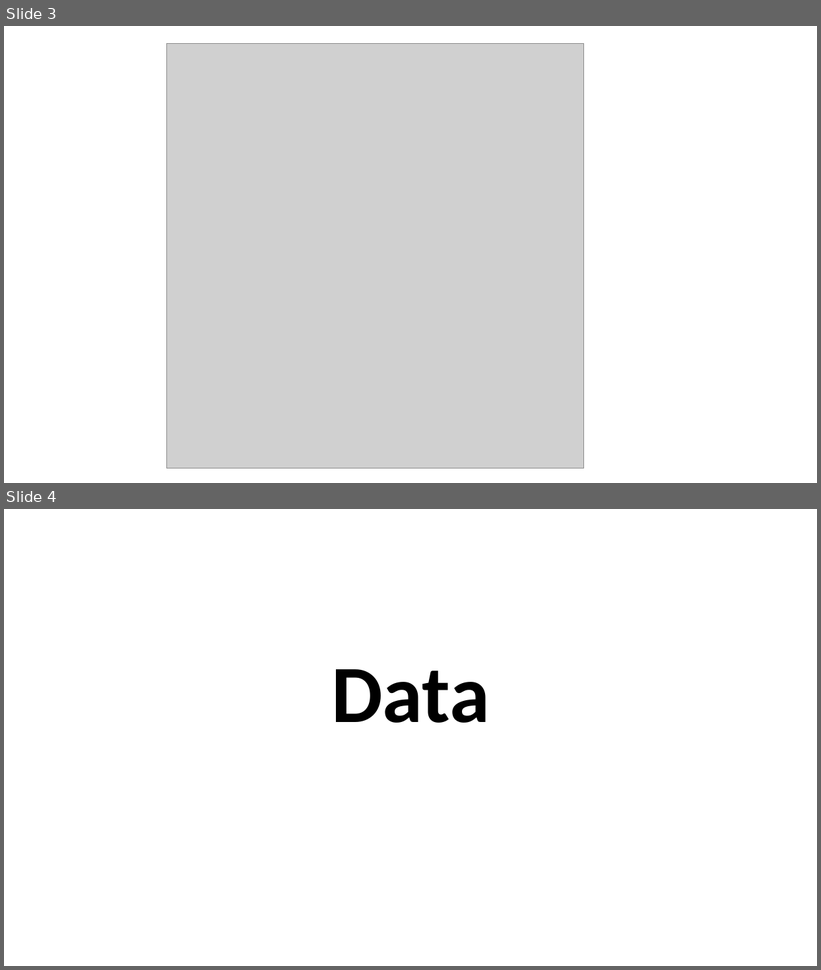
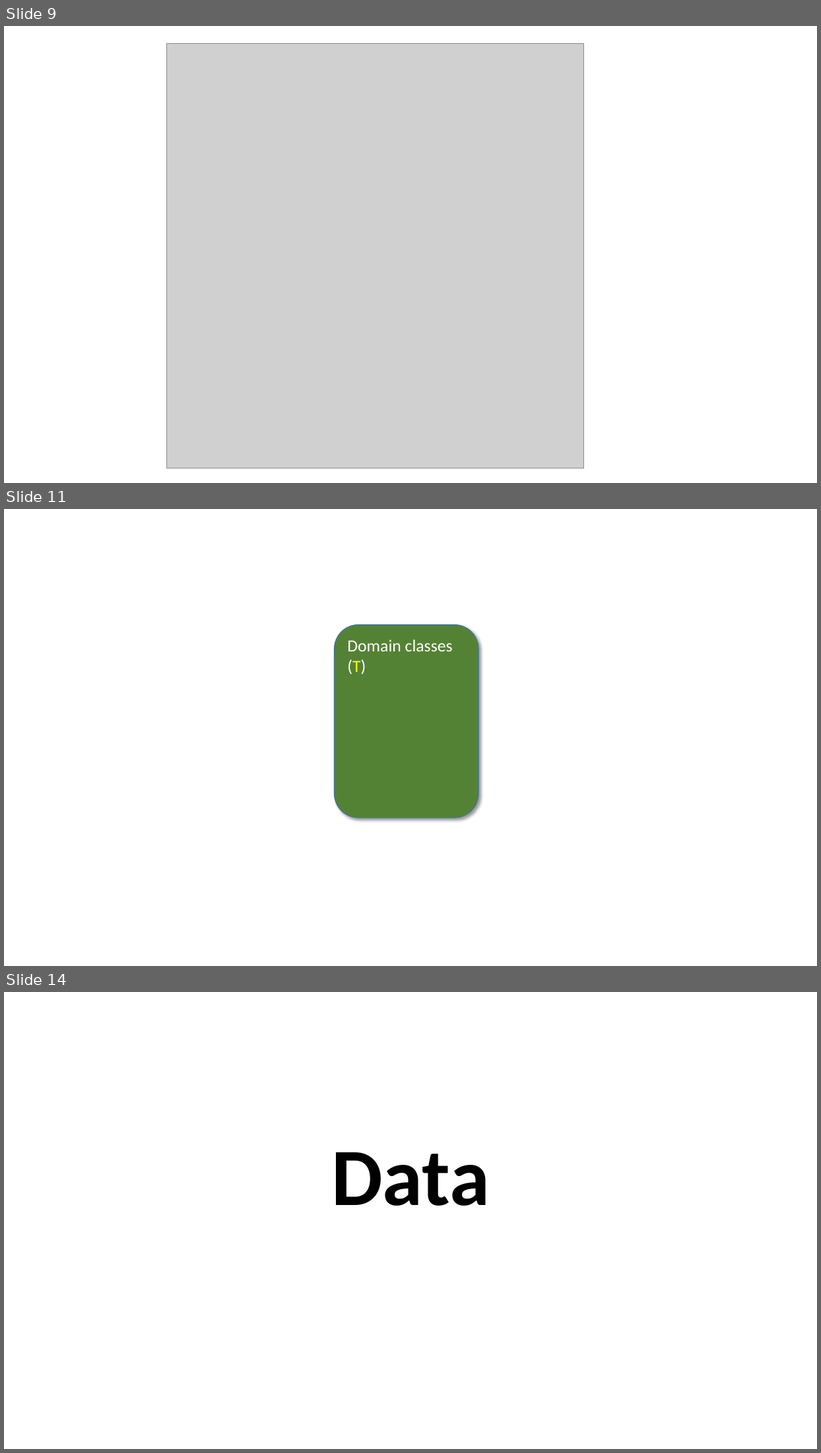
Before and after one commit to perl-easj/Teaching-materials, a slide deck: CSharpProgramming/Presentations/MVVMStarter Class Library.pptx. Shown one above the other, each under a label of ours: slides 3 and 4 before the commit, slides 9, 11 and 14 after it; the slides between them are not shown. The pictures are 821x970 and 821x1453 pixels, drawn with LibreOffice and Linux fonts; fonts in the diff are those of the drawing; grey boxes stand for pictures. Boxes give left, top, right and bottom in pixels: in the first picture for what was removed or moved away, otherwise in the second. Text is boxed around its words. In the diff, an @@ line names an element or a change of style, - is before the commit and + after.

```diff
--- a/CSharpProgramming/Presentations/MVVMStarter Class Library.pptx
+++ b/CSharpProgramming/Presentations/MVVMStarter Class Library.pptx
@@ slide 11 added at bbox=[4, 509, 817, 966], background #FFFFFF @@
@@ rounded rectangle added at bbox=[335, 625, 479, 819], fill #548235, outline #43739E 1 pt, 20 pt, text #FFFFFF @@
+Domain classes
+(T)
@@ what was slide 3 is now slide 9 @@
@@ what was slide 4 is now slide 14 @@
```
Also in this commit, not shown: 3 slides changed, 10 other slides added, 2 other files.
